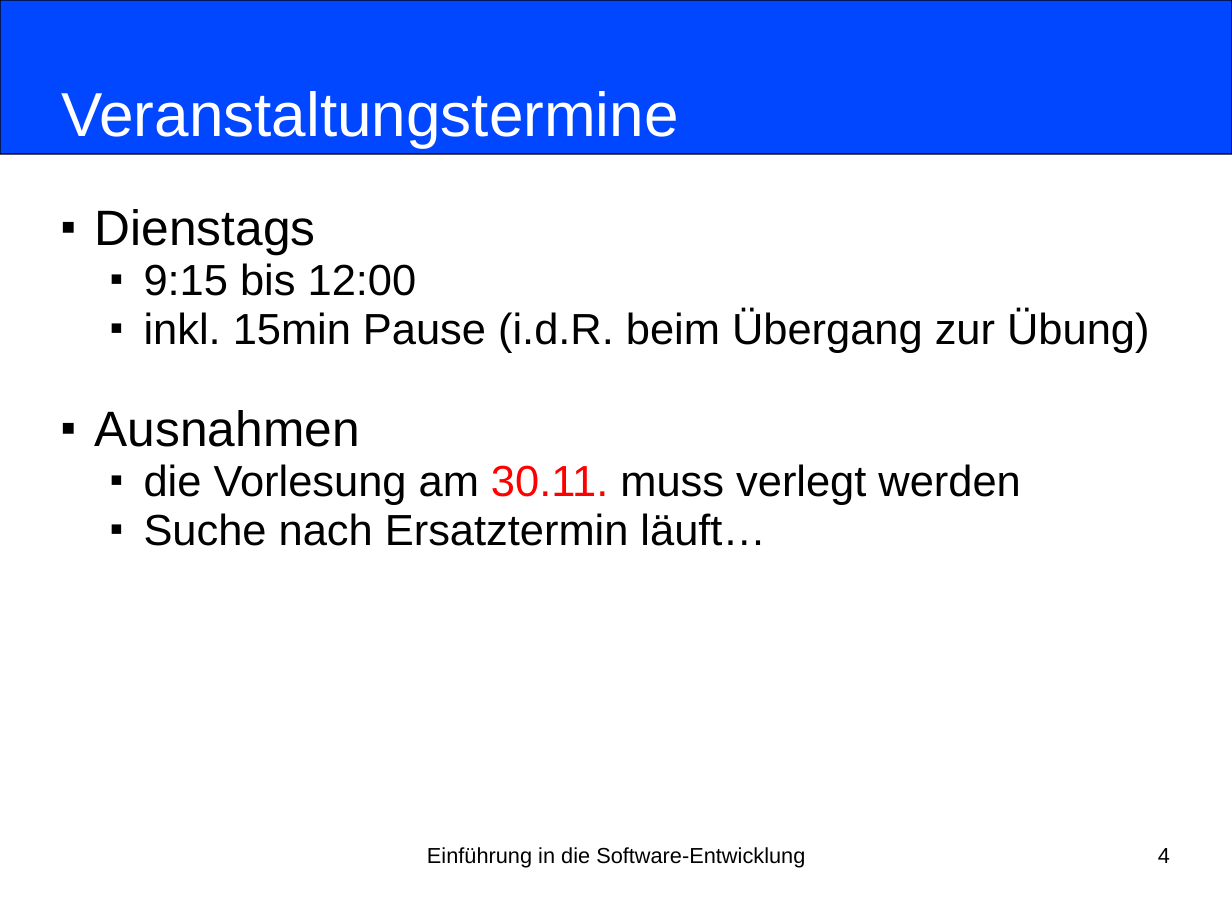
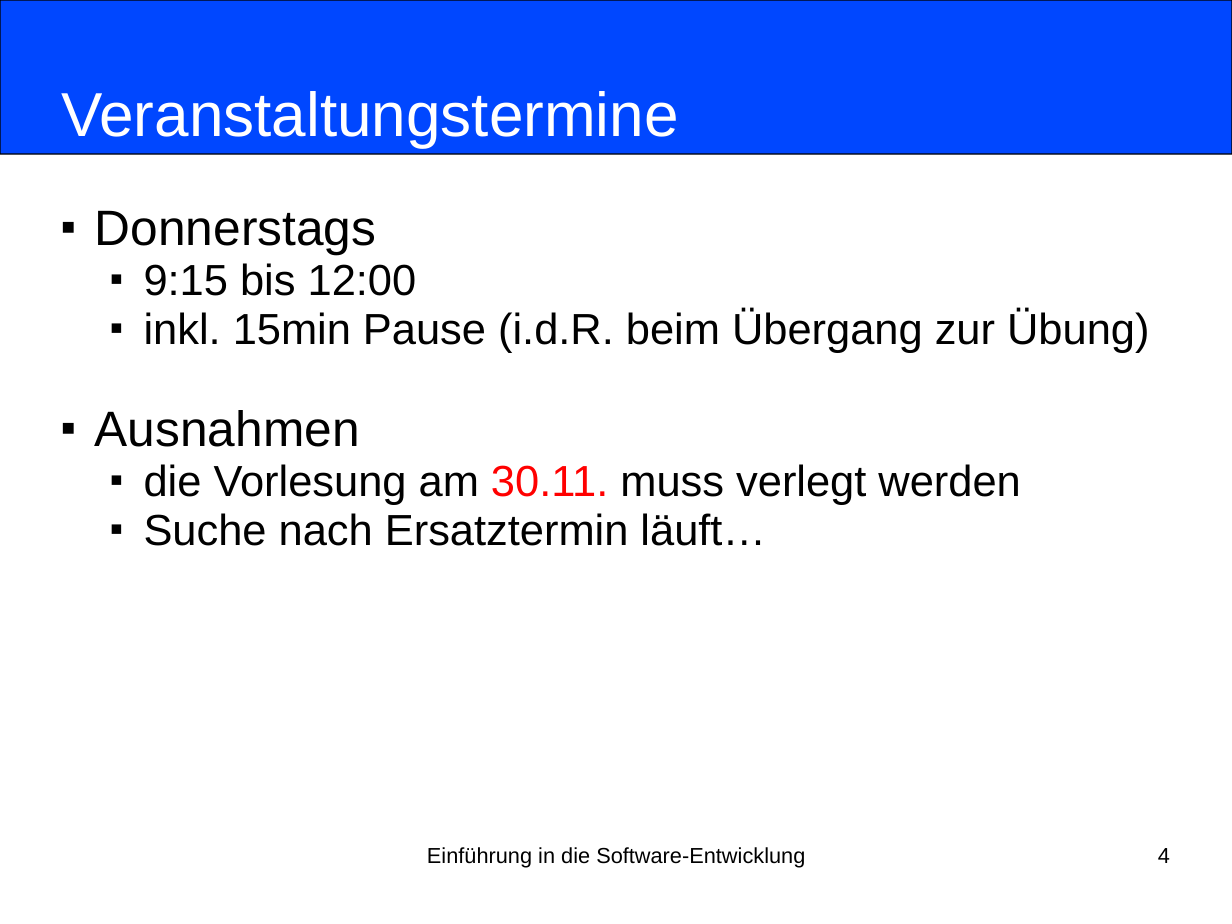
Before and after one commit to nordakademie-einfuehrung-java/vorlesungsskript, a slide deck: slide 4 of folien/Semester_03_Termin_01_Intro.pptx. Drawn at 1232x924 pixels with LibreOffice and Linux fonts; fonts in the diff are those of the drawing. Boxes give left, top, right and bottom in pixels: in the first picture for what was removed or moved away, otherwise in the second. Text is boxed around its words. In the diff, an @@ line names an element or a change of style, - is before the commit and + after.

Commit message:
Fix lecture day#

```diff
--- a/folien/Semester_03_Termin_01_Intro.pptx
+++ b/folien/Semester_03_Termin_01_Intro.pptx
@@ subtitle at bbox=[95, 210, 377, 255]: text changed @@
-■ Dienstags
+■ Donnerstags
```
